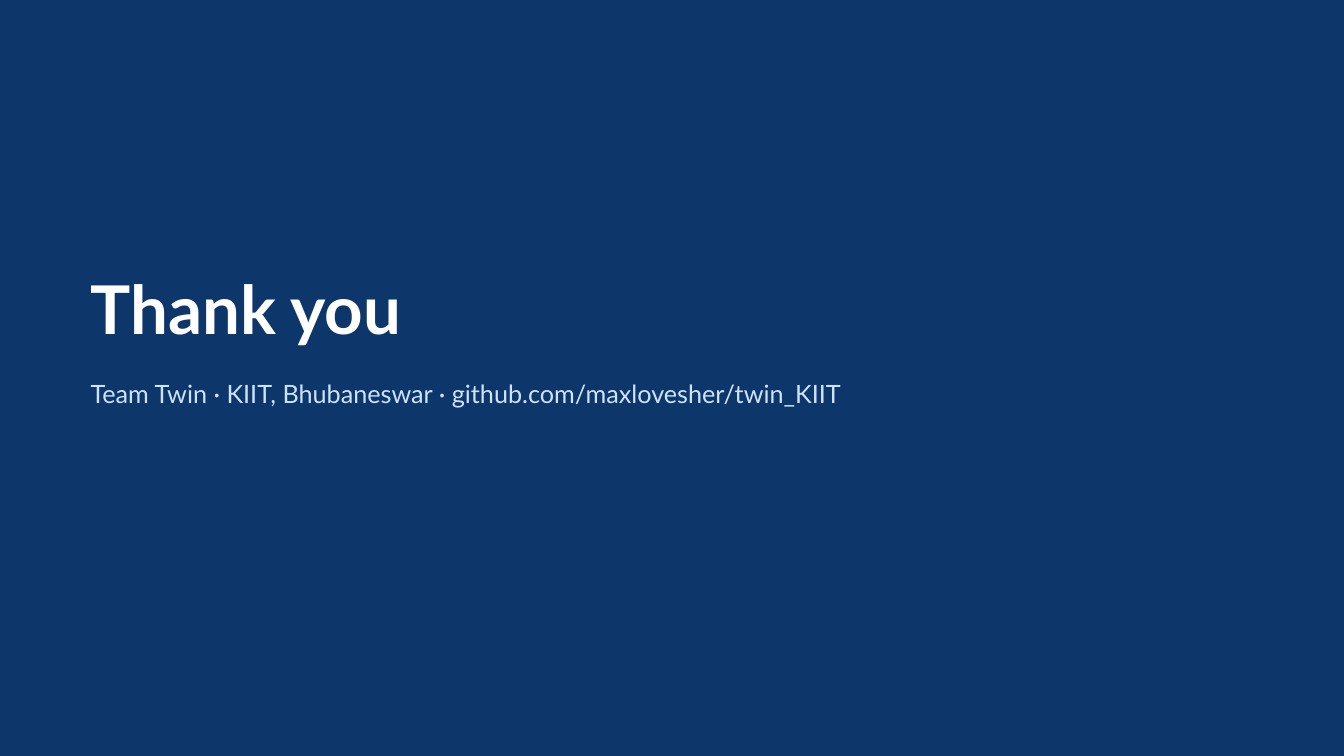
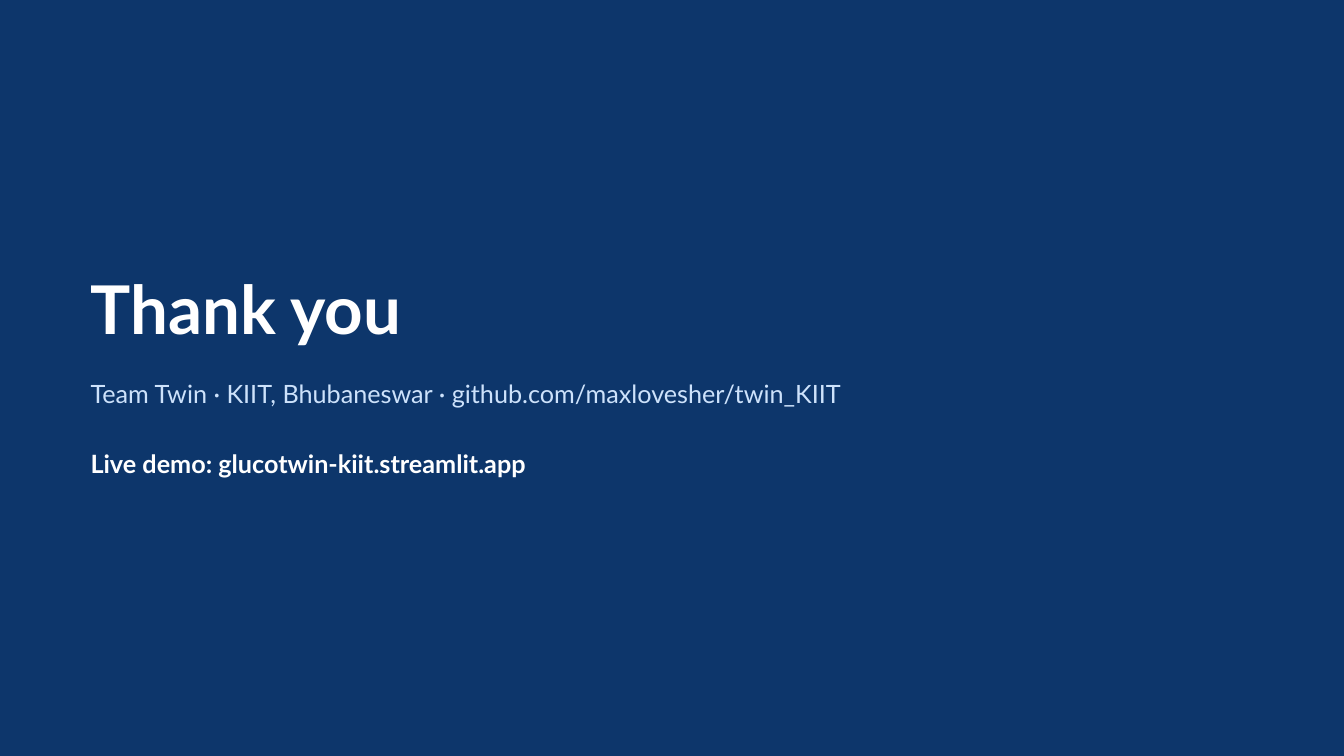
Before and after one commit to maxlovesher/twin_KIIT, a slide deck: slide 19 of docs/GlucoTwin_presentation.pptx. Drawn at 1344x756 pixels with LibreOffice and Linux fonts; fonts in the diff are those of the drawing. Boxes give left, top, right and bottom in pixels: in the first picture for what was removed or moved away, otherwise in the second. Text is boxed around its words. In the diff, an @@ line names an element or a change of style, - is before the commit and + after.

Commit message:
Add live demo link (glucotwin-kiit.streamlit.app) to README and closing slide

```diff
--- a/docs/GlucoTwin_presentation.pptx
+++ b/docs/GlucoTwin_presentation.pptx
@@ text added at [91,454,525,478], 18 pt, text #FFFFFF, bold @@
+Live demo: glucotwin-kiit.streamlit.app
```
Also in this commit, not shown: 4 other files.
